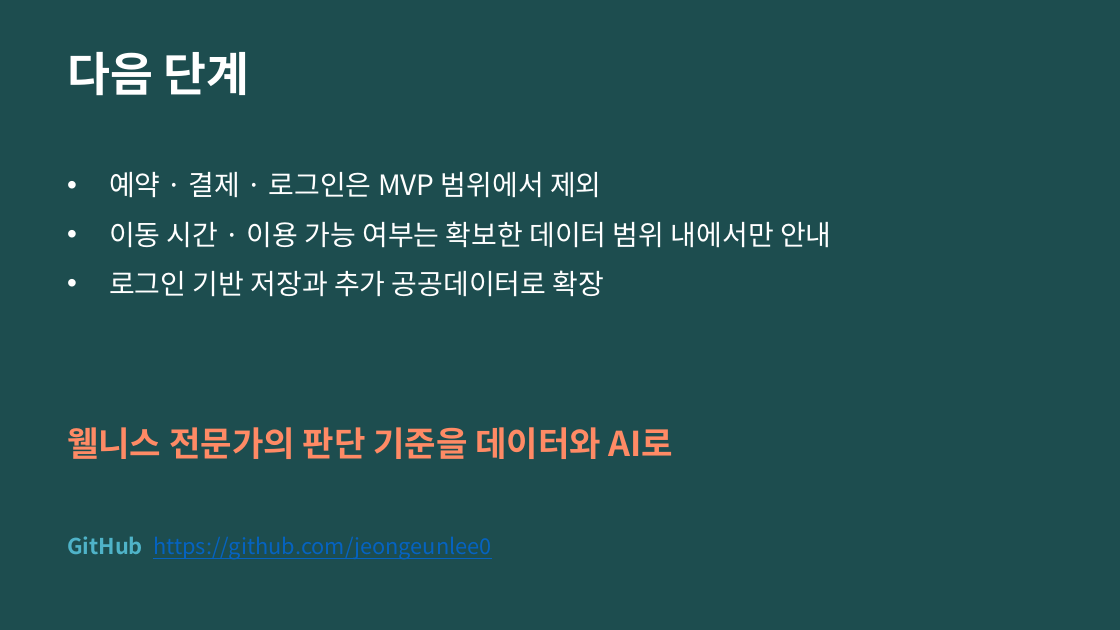
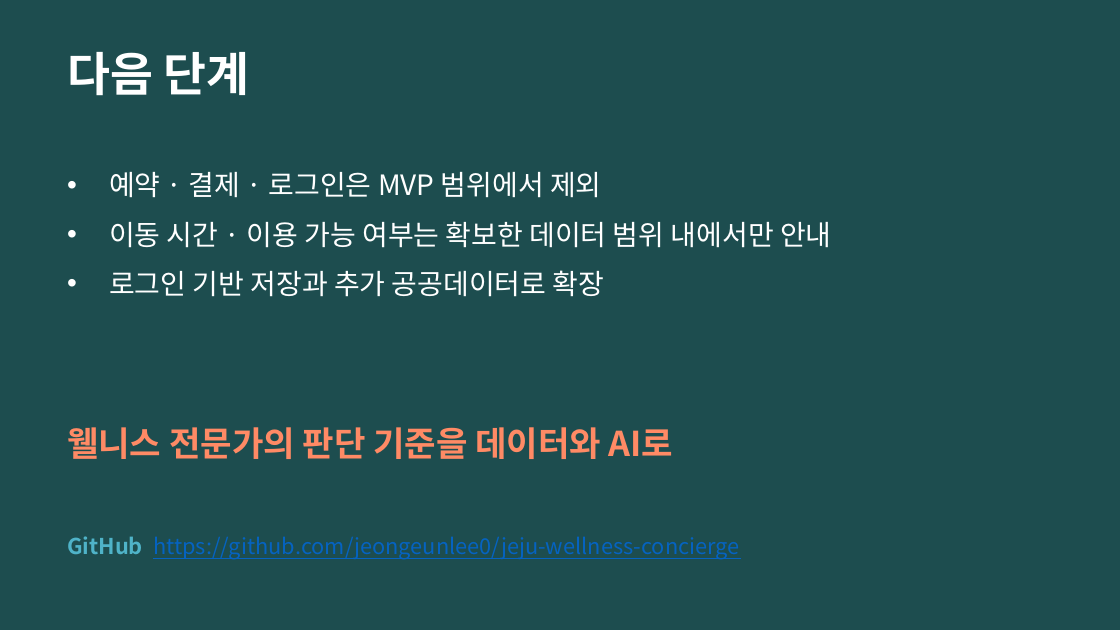
Before and after one commit to jeongeunlee0/jeju-wellness-concierge, a slide deck: slide 8 of docs/JEJU_WELLNESS_CONCIERGE.pptx. Drawn at 1120x630 pixels with LibreOffice and Linux fonts; fonts in the diff are those of the drawing. Boxes give left, top, right and bottom in pixels: in the first picture for what was removed or moved away, otherwise in the second. Text is boxed around its words. In the diff, an @@ line names an element or a change of style, - is before the commit and + after.

```diff
--- a/docs/JEJU_WELLNESS_CONCIERGE.pptx
+++ b/docs/JEJU_WELLNESS_CONCIERGE.pptx
@@ text at (67, 536, 740, 560): text changed @@
-GitHub https://github.com/jeongeunlee0
+GitHub https://github.com/jeongeunlee0/jeju-wellness-concierge
```
Also in this commit, not shown: 3 other slides changed, 2 other files.
